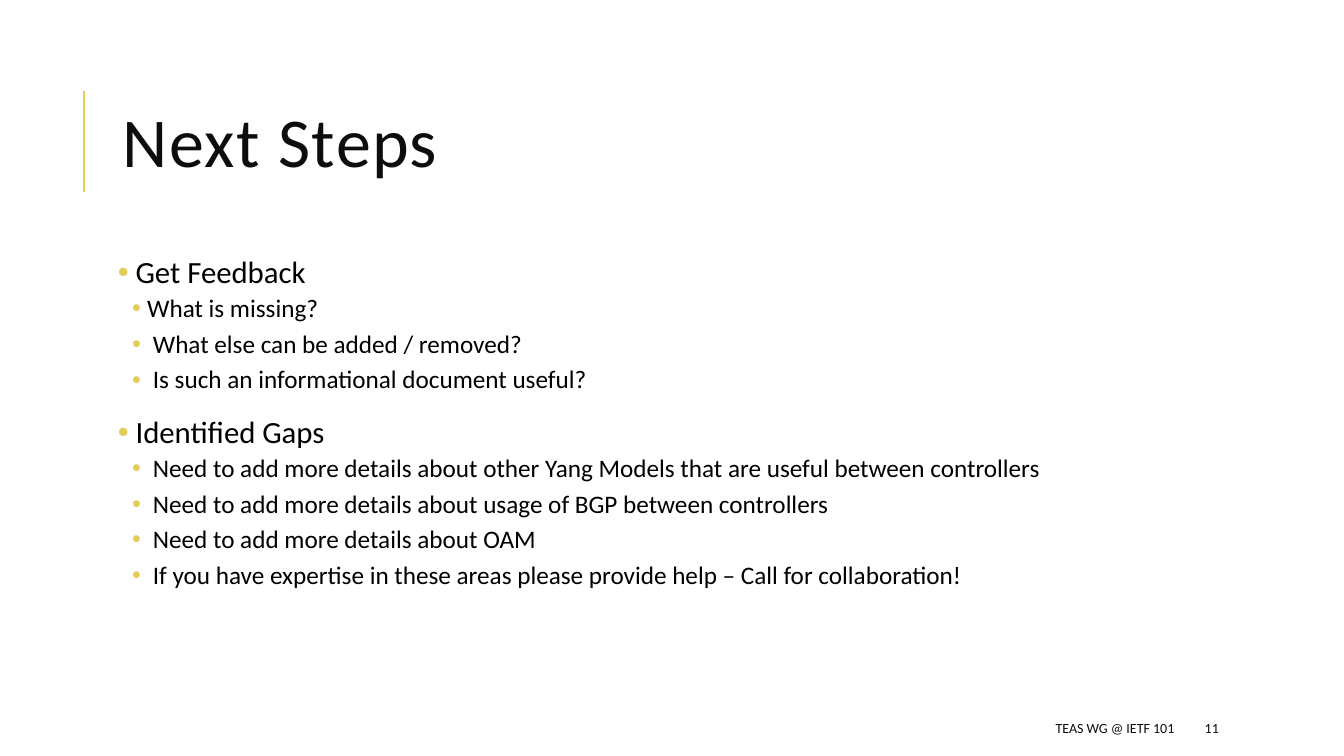
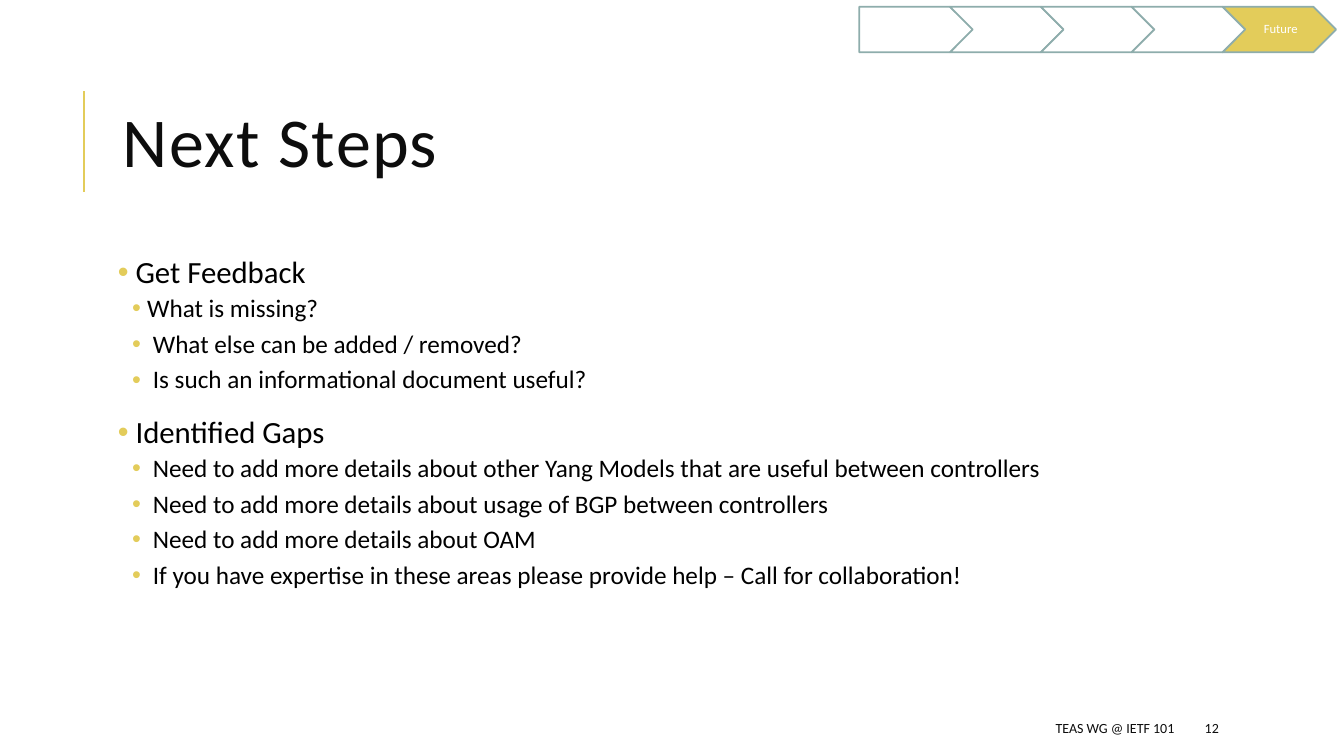
Before and after one commit to dhruvdhody-huawei/101, a slide deck: slide 12 of draft-li-teas-hierarchy-ip-controllers.pptx (slide 11 before the commit). Drawn at 1344x756 pixels with LibreOffice and Linux fonts; fonts in the diff are those of the drawing. Boxes give left, top, right and bottom in pixels: in the first picture for what was removed or moved away, otherwise in the second. Text is boxed around its words. In the diff, an @@ line names an element or a change of style, - is before the commit and + after.

```diff
--- a/draft-li-teas-hierarchy-ip-controllers.pptx
+++ b/draft-li-teas-hierarchy-ip-controllers.pptx
@@ group added at (x1=859, y1=7, x2=1337, y2=52): 4 chevrons, 1 pentagon arrow, 1 text @@
+Future
@@ page number at (x1=1205, y1=724, x2=1219, y2=733): text changed @@
-11
+12
```
Also in this commit, not shown: 9 other slides changed, 1 slide added, 1 other file.
